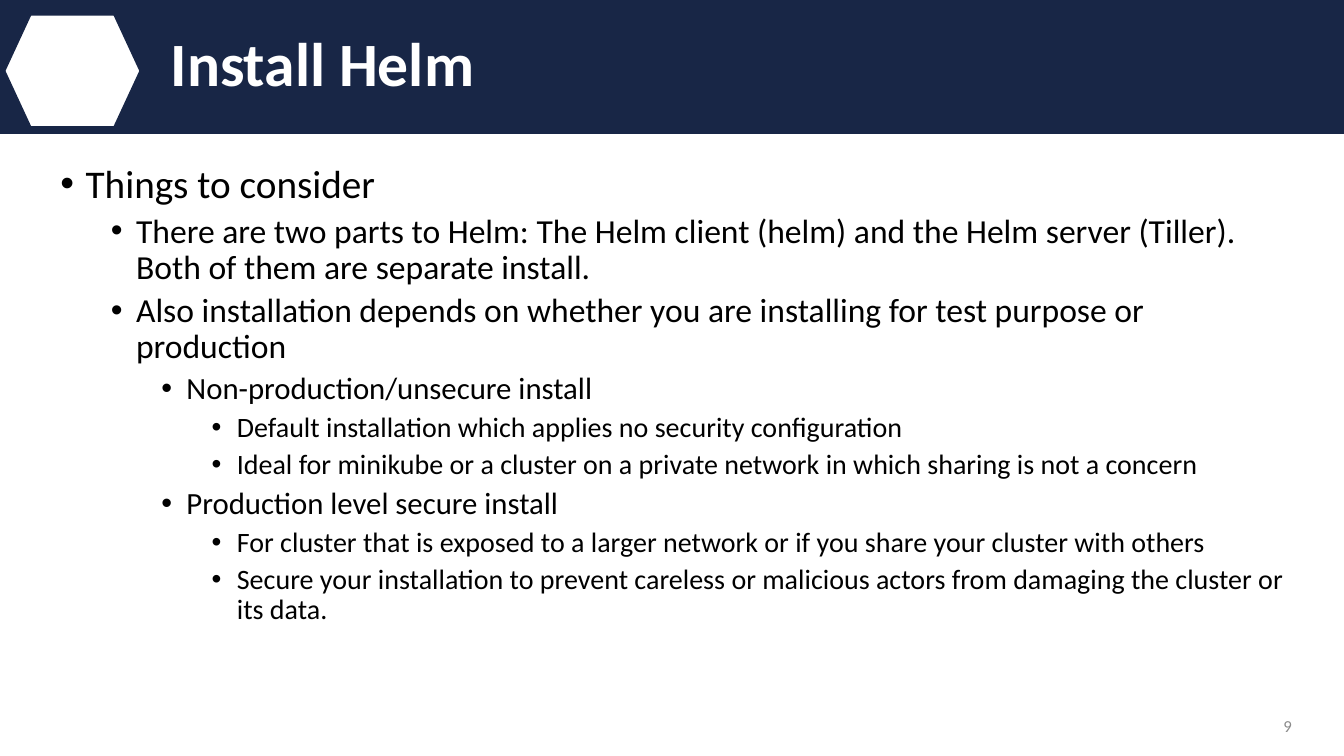
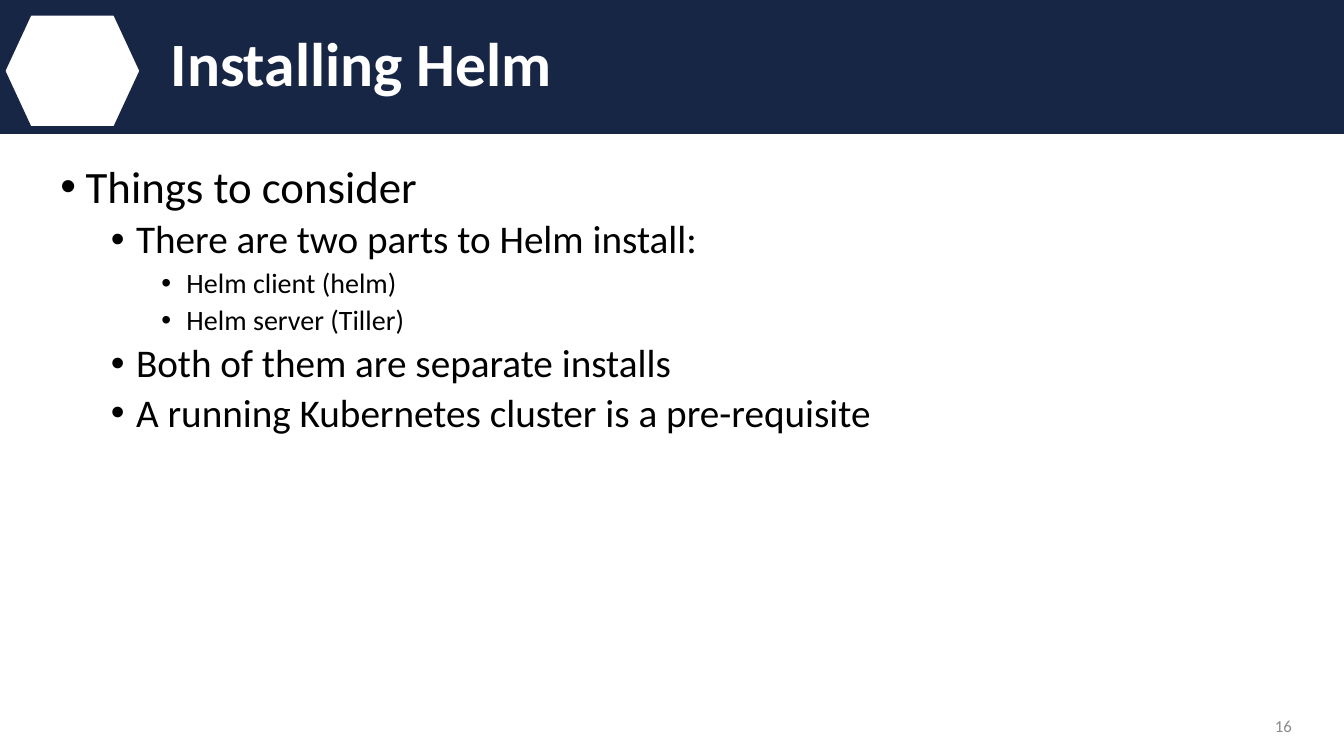
Before and after one commit to IBM/helm101, a slide deck: slide 16 of presentation/Helm.pptx (slide 9 before the commit). Drawn at 1344x756 pixels with LibreOffice and Linux fonts; fonts in the diff are those of the drawing; background and template pictures are left out. Boxes give left, top, right and bottom in pixels: in the first picture for what was removed or moved away, otherwise in the second. Text is boxed around its words. In the diff, an @@ line names an element or a change of style, - is before the commit and + after.

```diff
--- a/presentation/Helm.pptx
+++ b/presentation/Helm.pptx
@@ title at (171,42,551,97): text changed @@
-Install Helm
+Installing Helm
@@ text at (86,172,417,211): size 28 to 32 pt in "Things to consider" @@
@@ text at (136,225,870,434): text changed; size 20 to 28 pt @@
-  • There are two parts to Helm: The Helm client (helm) and the Helm server (Tiller). Both of them are separate install.
-  • Also installation depends on whether you are installing for test purpose or production
-    • Non-production/unsecure install
-      • Default installation which applies no security configuration
-      • Ideal for minikube or a cluster on a private network in which sharing is not a concern
-    • Production level secure install
-      • For cluster that is exposed to a larger network or if you share your cluster with others
-      • Secure your installation to prevent careless or malicious actors from damaging the cluster or its data.
+  • There are two parts to Helm install:
+    • Helm client (helm)
+    • Helm server (Tiller)
+  • Both of them are separate installs
+  • A running Kubernetes cluster is a pre-requisite
@@ page number at (1275,721,1292,732): text changed @@
-9
+16
```
Also in this commit, not shown: 15 other slides changed, 11 slides added, 2 slides removed.
